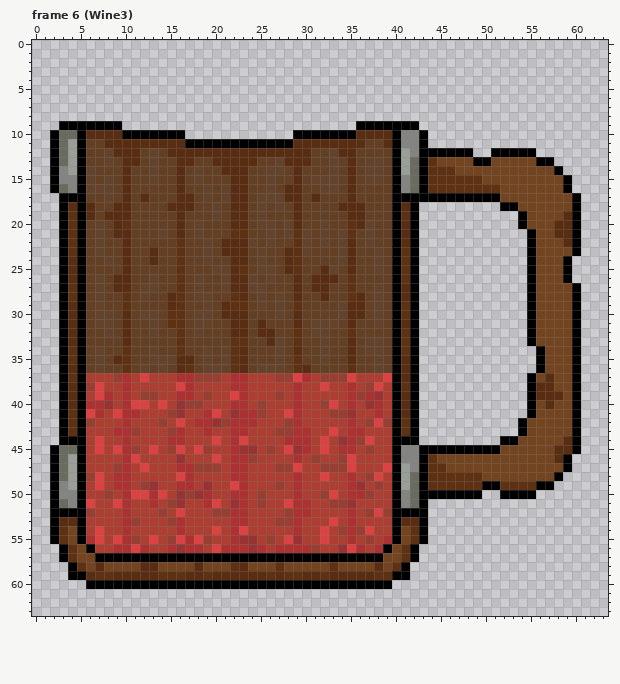
Two versions of one pixel-art file, assets/models/mug/cut_mug.ase. The first picture shows the starting point.
64x64 pixels, 27 frames. Colours within 5 levels of each other are drawn and written as one. Shown: frame 6 (Wine3). The commit also changed other frames, which this record leaves out.
And afterwards:
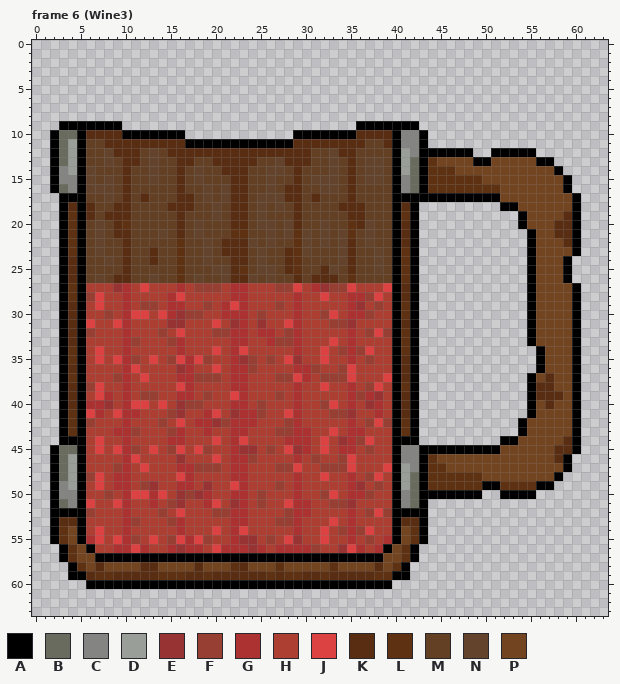
Palette (. is transparent): A #000000  B #696b5e  C #848482  D #999e98  E #983333  F #983f33  G #ac3232  H #ac3f32  J #dc4242  K #592d12  L #5f3113  M #633f23  N #63432b  P #734420
Diff:
Frame 6 (Wine3), layer "RedLiquid":
y 27: x 6..39 MNMKKMNNMMLMNMMNKKNNMMMKMKKMMLMMNM -> HHHEGHJHHHGHFFFHGGHHHFFJHGEFFJHHHJ
y 28: x 6..39 MNMMLMNMMKLMNNMMLKMNMNMKMMKMMLKMNM -> FJHHGHHHHGJHHHHHGGHHHHHGHHJHHGGFJH
y 29: x 6..39 MNMMLMMMMKLMMNMKLLMNMNMLMMMMNKKMNM -> HJHHGHFFHGGHHFHGJGHHHFHGHHHHHGEHFH
y 30: x 6..39 MNNMKMNNMLLMNNMKKKMMMNMKMMMMNKKMNM -> HHFHGJJHJGEFFHHGGGHFHHHGHHFJHGGFHH
y 31: x 6..39 MNNMKMMNMLLMNNMMKKMKMMMKMNNNMKMMNM -> JHHJGHHHHEEHHHJHEGHEHHJGHHHFFEHHHH
y 32: x 6..39 MMNMKMMNMMLMNMMMKKMKKMMLMNNMMLMMMM -> FHHHGHHHFHJHHHFFGGHGGHFGHHHHHGHFJF
y 33: x 6..39 MMMMKMMMMMLMMMMMLLMMKNMLMMNMMKMNNM -> HHHHGFHHHFGHHHHHGGHHGFFGHHHJHGHHHH
y 34: x 6..39 MNMMLMMNMMLMMNMNLKMMMNMKMMNMMKMNNM -> HJHHGHHHHHGHHHJHGJHHHHHGHHJHFGFJHH
y 35: x 6..39 MNMKLMMNNNKKMNMNLKMMMNMLMMNMMKMMNM -> HJHJGFHJHFJGJFHHGEFHFHJEHHJHHGHFHH
y 36: x 6..39 MNMMLMNMNMKLMNNNLKMNNNMLKMMMMLMMNM -> HHHHGJHHHHEGHHJHGGFHHHHGGFHHFJHHHH
